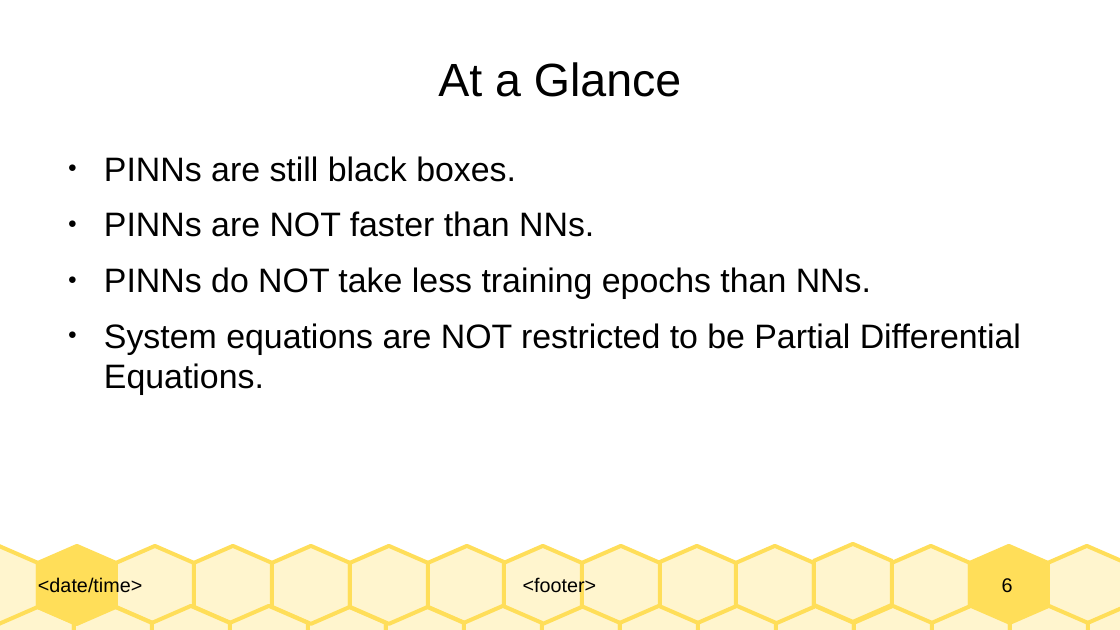
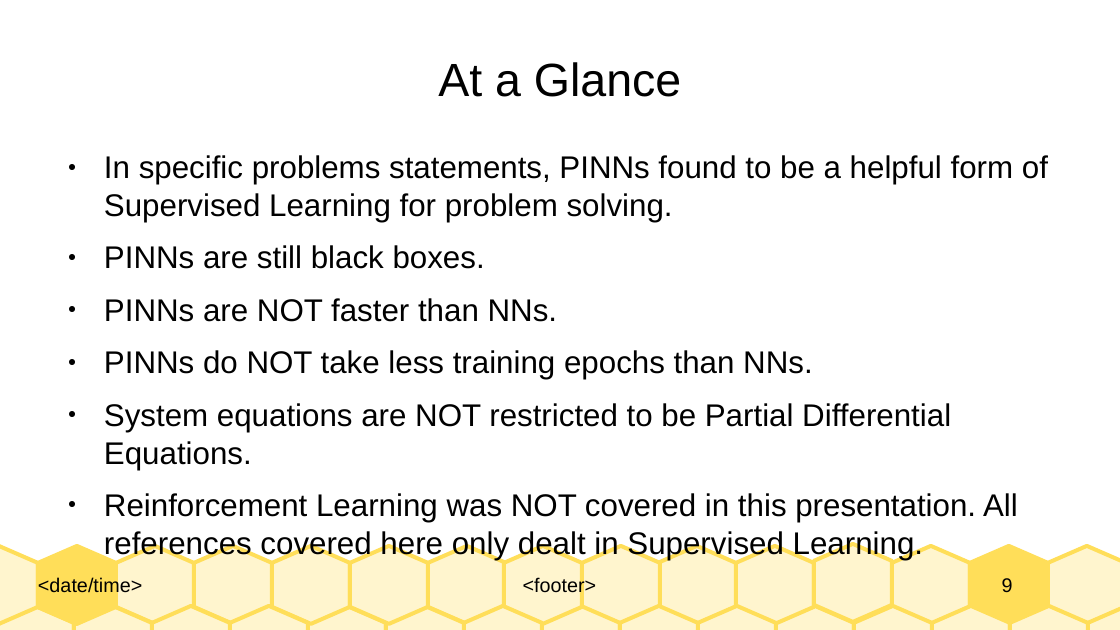
Before and after one commit to Realife-Brahmin/OriginalDocsHub, a slide deck: slide 9 of research_showcase/physicsInformedNeuralNetworks_aryan_ritwajeet_jha.odp (slide 6 before the commit). Drawn at 1120x630 pixels with LibreOffice and Linux fonts; fonts in the diff are those of the drawing. Boxes give left, top, right and bottom in pixels: in the first picture for what was removed or moved away, otherwise in the second. Text is boxed around its words. In the diff, an @@ line names an element or a change of style, - is before the commit and + after.

```diff
--- a/research_showcase/physicsInformedNeuralNetworks_aryan_ritwajeet_jha.odp
+++ b/research_showcase/physicsInformedNeuralNetworks_aryan_ritwajeet_jha.odp
@@ text at (x1=104, y1=155, x2=1048, y2=222): paragraph added @@
+● In specific problems statements, PINNs found to be a helpful form of Supervised Learning for problem solving.
@@ text at (x1=104, y1=245, x2=951, y2=470): size 24 to 22.2 pt in "PINNs are still black boxes.", "PINNs are NOT faster than NNs.", "PINNs do NOT take less training epochs ...", "System equations are NOT restricted to be ..." @@
@@ text at (x1=104, y1=493, x2=1018, y2=560): paragraph added @@
+● Reinforcement Learning was NOT covered in this presentation. All references covered here only dealt in Supervised Learning.
@@ page number at (x1=1002, y1=578, x2=1013, y2=593): text changed @@
-6
+9
```
Also in this commit, not shown: 3 slides added, 1 other file.
